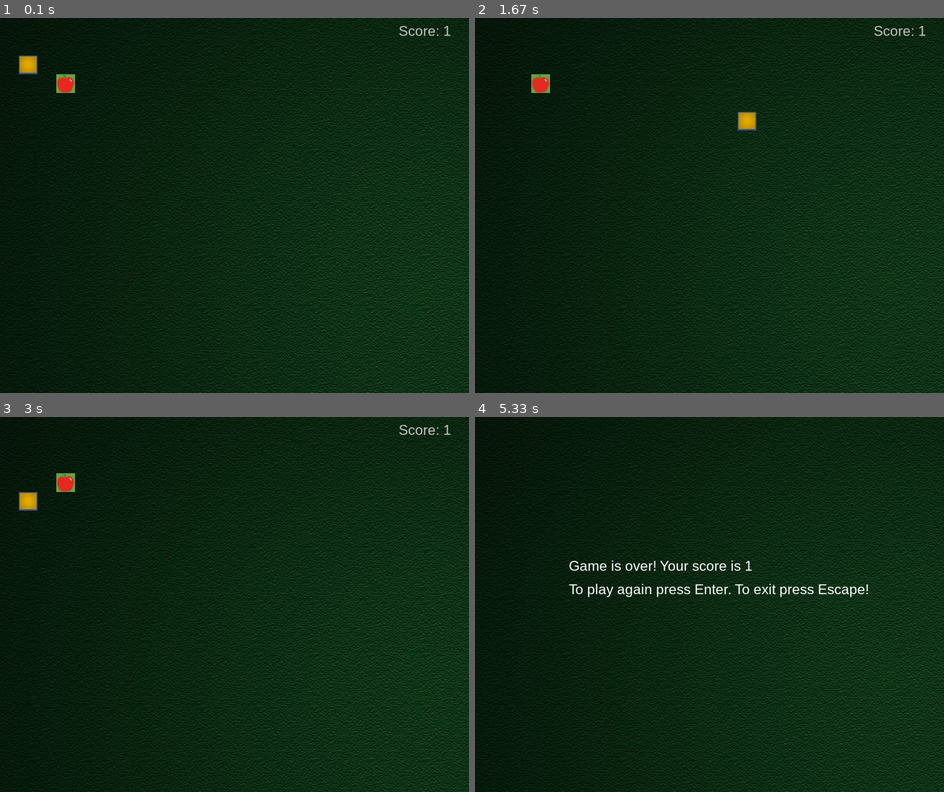
Above: before the commit, frames 1-4 (two rows, left to right).
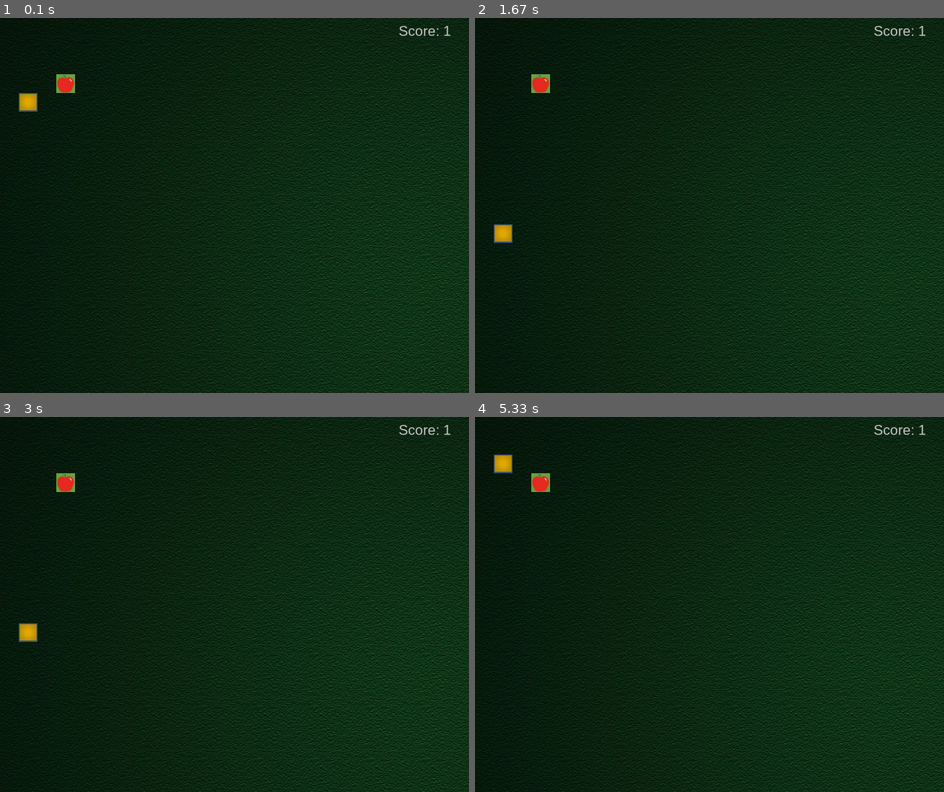
Above: after the commit, the same moments.

Repository: marcutudor79/snake-with-computer-vision
Game: pygame game, started from snake.py
Same seed, same stepped clock (60 frames per second), same inputs: the game is played once before the commit and once after it.
Inputs:
- Up to frame 1 (0.1 s): no input
- Up to frame 2 (1.67 s): hold Enter 0.33-0.8 s; hold Right 0.33-0.8 s; tap Enter at 1.33 s
- Up to frame 3 (3 s): hold Up 1.67-2.13 s; tap Enter at 2.67 s
- Up to frame 4 (5.33 s): hold Right 3-3.47 s; tap Enter at 3.15, 4.13, 4.55, 5.3 s; hold Left 3.5-4.03 s; hold Left 4.4-4.8 s; hold Up 4.83-5.2 s

The runs differ from the first frame. In frame 1, 0.4% of the frame differs, in the area x 4-8%, y 10-25%; in frame 2, 0.4%; in frame 3, 0.4%; in frame 4, 1.7%, in the area x 4-97%, y 2-49%.

Commit message:
few changes

Diff:
--- a/snake.py
+++ b/snake.py
@@ -3,10 +3,21 @@
 import time
 import random
 
+# you win condition
+# cap de sarpe care sa nu fie un simplu block
+
+# as pune alt background pt win si lose
+# de rezolvam score-ul clipocitor
+
+
 SIZE = 40
 BACKGROUND_COLOR = (110, 110, 5)
+WAIT_TIME = 0.5  # 0.5 min - 0.1 max
+
 
 class Apple:
+
+    #constructing the first apple
     def __init__(self, parent_screen):
         self.parent_screen = parent_screen
         self.image = pygame.image.load("resources/apple.jpg").convert()
@@ -27,6 +38,7 @@
         self.image = pygame.image.load("resources/block.jpg").convert()
         self.direction = 'down'
 
+        self.time = 0
         self.length = 1
         self.x = [40]
         self.y = [40]
@@ -86,9 +98,9 @@
         self.apple = Apple(self.surface)
         self.apple.draw()
 
-    def play_background_music(self):
-        pygame.mixer.music.load('resources/bg_music_1.mp3')
-        pygame.mixer.music.play(-1, 0)
+    # def play_background_music(self):
+       # pygame.mixer.music.load('resources/bg_music_1.mp3')
+       # pygame.mixer.music.play(-1, 0)
 
     def play_sound(self, sound_name):
         if sound_name == "crash":
@@ -96,7 +108,7 @@
         elif sound_name == 'ding':
             sound = pygame.mixer.Sound("resources/ding.mp3")
 
-        pygame.mixer.Sound.play(sound)
+        # pygame.mixer.Sound.play(sound)
         # pygame.mixer.music.stop()
 
 
@@ -125,19 +137,19 @@
         # snake eating apple scenario
         for i in range(self.snake.length):
             if self.is_collision(self.snake.x[i], self.snake.y[i], self.apple.x, self.apple.y):
-                #self.play_sound("ding")
+                # self.play_sound("ding")
                 self.snake.increase_length()
                 self.apple.move()
 
         # snake colliding with itself
         for i in range(3, self.snake.length):
             if self.is_collision(self.snake.x[0], self.snake.y[0], self.snake.x[i], self.snake.y[i]):
-                #self.play_sound('crash')
+                # self.play_sound('crash')
                 raise "Collision Occurred"
 
         # snake colliding with the boundries of the window
         if not (0 <= self.snake.x[0] <= 1000 and 0 <= self.snake.y[0] <= 800):
-            #self.play_sound('crash')
+            # self.play_sound('crash')
             raise "Hit the boundry error"
 
     def display_score(self):
@@ -152,10 +164,13 @@
         self.surface.blit(line1, (200, 300))
         line2 = font.render("To play again press Enter. To exit press Escape!", True, (255, 255, 255))
         self.surface.blit(line2, (200, 350))
-        #pygame.mixer.music.pause()
+
+        # pygame.mixer.music.pause()
         pygame.display.flip()
 
     def run(self):
+
+
         running = True
         pause = False
 
@@ -166,7 +181,7 @@
                         running = False
 
                     if event.key == K_RETURN:
-                        pygame.mixer.music.unpause()
+                        # pygame.mixer.music.unpause()
                         pause = False
 
                     if not pause:
@@ -194,7 +209,7 @@
                 pause = True
                 self.reset()
 
-            time.sleep(.1)
+            pygame.time.Clock().tick(30)
 
 if __name__ == '__main__':
     game = Game()
